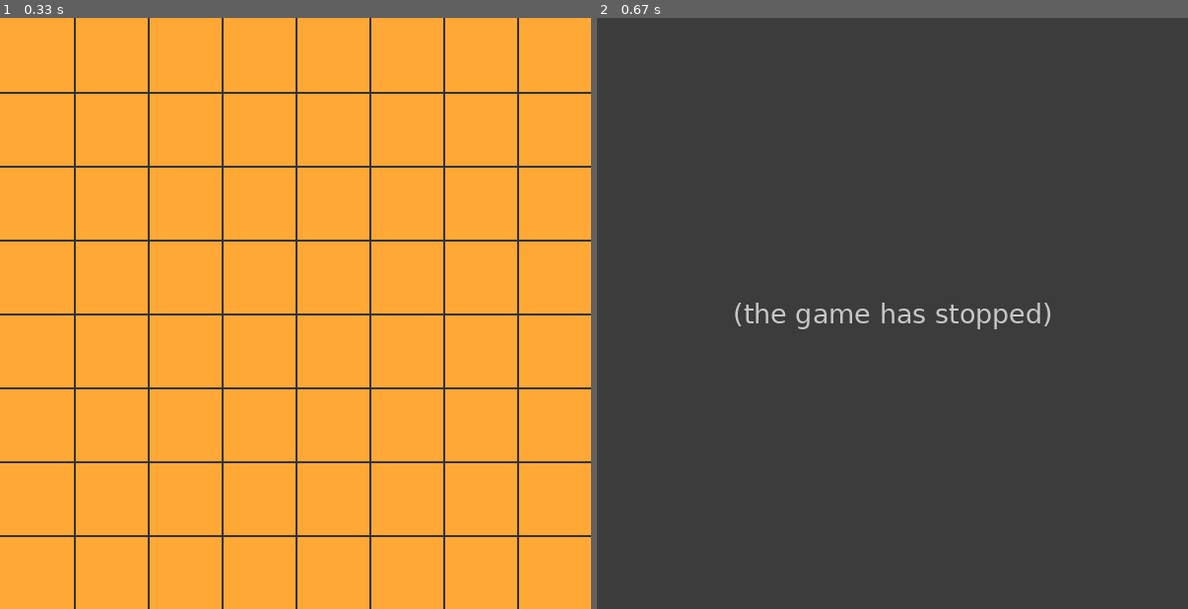
Above: before the commit, frames 1-2 (left to right).
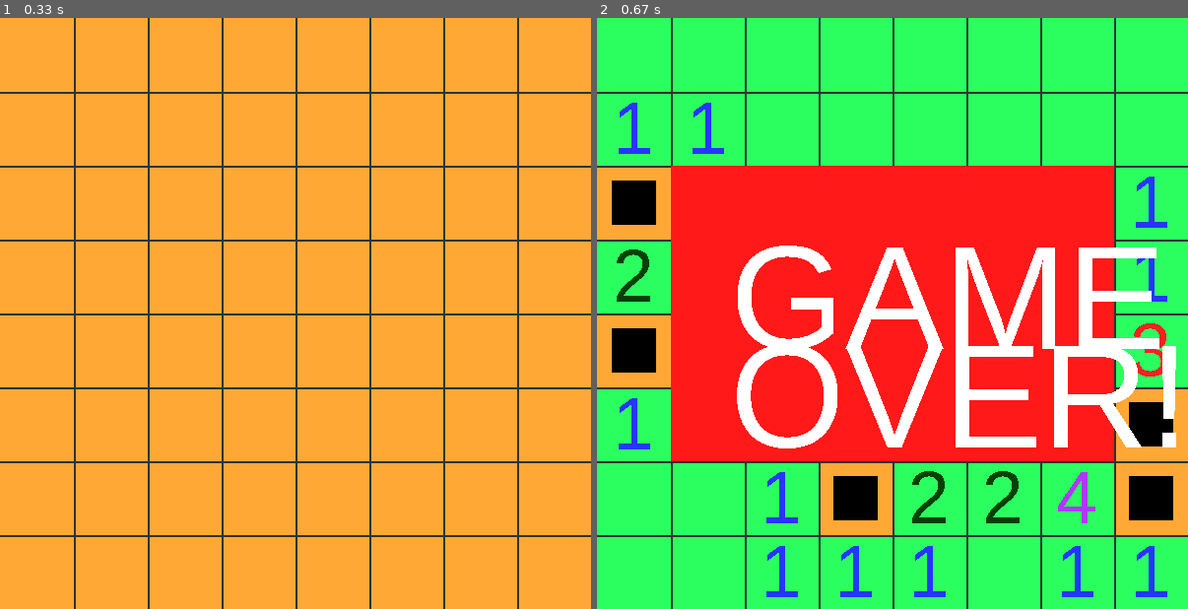
Above: after the commit, the same moments.

Repository: dawson-teu/Learnathon21-Pygame-Minesweeper
Game: pygame game, started from main.py
Same seed, same stepped clock (60 frames per second), same inputs: the game is played once before the commit and once after it.
Inputs (mouse positions are in pixels of both pictures, inside the frame that each line leads up to):
- Up to frame 1 (0.33 s): no input
- Up to frame 2 (0.67 s): click (1081, 295) at 0.38 s

Frame 1 is identical in both runs. In frame 2, 97% of the frame differs, in the area x 0-100%, y 0-100%.
Before the commit the program exited at 0.38 s; later frames show no game.

Commit message:
Add ending (win/lose) screens

Diff:
--- a/main.py
+++ b/main.py
@@ -42,18 +42,54 @@
     return mines_setup, mine_count_setup, is_uncovered_setup, is_flagged_setup
 
 
+def check_win(mines_in, is_uncovered_in, width, height):
+    for i in range(height):
+        for j in range(width):
+            if not is_uncovered_in[i][j] and not mines_in[i][j]:
+                return False
+    return True
+
+
 def start_game():
     mines, mine_count, is_uncovered, is_flagged = setup()
 
     is_game_over = False
     while True:
+        if check_win(mines, is_uncovered, GRID_WIDTH, GRID_HEIGHT):
+            is_game_over = True
+            pygame.draw.rect(screen, (0, 153, 31), (75, 150, 450, 300))
+            screen.blit(pygame.font.SysFont('sans-serif', 150).render('YOU', False, (255, 255, 255)), (180, 200))
+            screen.blit(pygame.font.SysFont('sans-serif', 150).render('WIN!', False, (255, 255, 255)), (180, 300))
+            pygame.display.flip()
         for event in pygame.event.get():
             if event.type == MOUSEBUTTONDOWN:
                 x_pos, y_pos = event.pos[0] // CELL_SIZE, event.pos[1] // CELL_SIZE
                 if event.button == 1 and not is_flagged[y_pos][x_pos]:
                     if mines[y_pos][x_pos]:
-                        print('GAME OVER')
-                        return
+                        screen.blit(background, (0, 0))
+                        for i in range(GRID_HEIGHT):
+                            for j in range(GRID_WIDTH):
+                                if mines[i][j]:
+                                    pygame.draw.rect(screen, (255, 168, 54),
+                                                     (j * CELL_SIZE, i * CELL_SIZE, CELL_SIZE, CELL_SIZE))
+                                    pygame.draw.rect(screen, (0, 0, 0), (j * CELL_SIZE + 15, i * CELL_SIZE + 15, CELL_SIZE - 30, CELL_SIZE - 30))
+                                else:
+                                    if mine_count[i][j] > 0:
+                                        txt_w, txt_h = text.size(str(mine_count[i][j]))
+                                        text_pos = j * CELL_SIZE + CELL_SIZE // 2 - txt_w // 2, i * CELL_SIZE + CELL_SIZE // 2 - txt_h // 2
+                                        screen.blit(text.render(str(mine_count[i][j]), False, num_color[mine_count[i][j]]),
+                                                    text_pos)
+                                    if is_flagged[i][j]:
+                                        pygame.draw.rect(screen, (255, 50, 50),
+                                                         (j * CELL_SIZE + 10, i * CELL_SIZE + 10, 55, 30))
+                                        pygame.draw.rect(screen, (255, 50, 50),
+                                                         (j * CELL_SIZE + 10, i * CELL_SIZE + 40, 10, 30))
+                        screen.blit(grid_lines, (0, 0))
+                        pygame.draw.rect(screen, (255, 25, 25), (75, 150, 450, 300))
+                        screen.blit(pygame.font.SysFont('sans-serif', 150).render('GAME', False, (255, 255, 255)), (135, 200))
+                        screen.blit(pygame.font.SysFont('sans-serif', 150).render('OVER!', False, (255, 255, 255)), (135, 300))
+                        pygame.display.flip()
+                        is_game_over = True
                     elif mine_count[y_pos][x_pos] > 0:
                         is_uncovered[y_pos][x_pos] = True
                     else:
